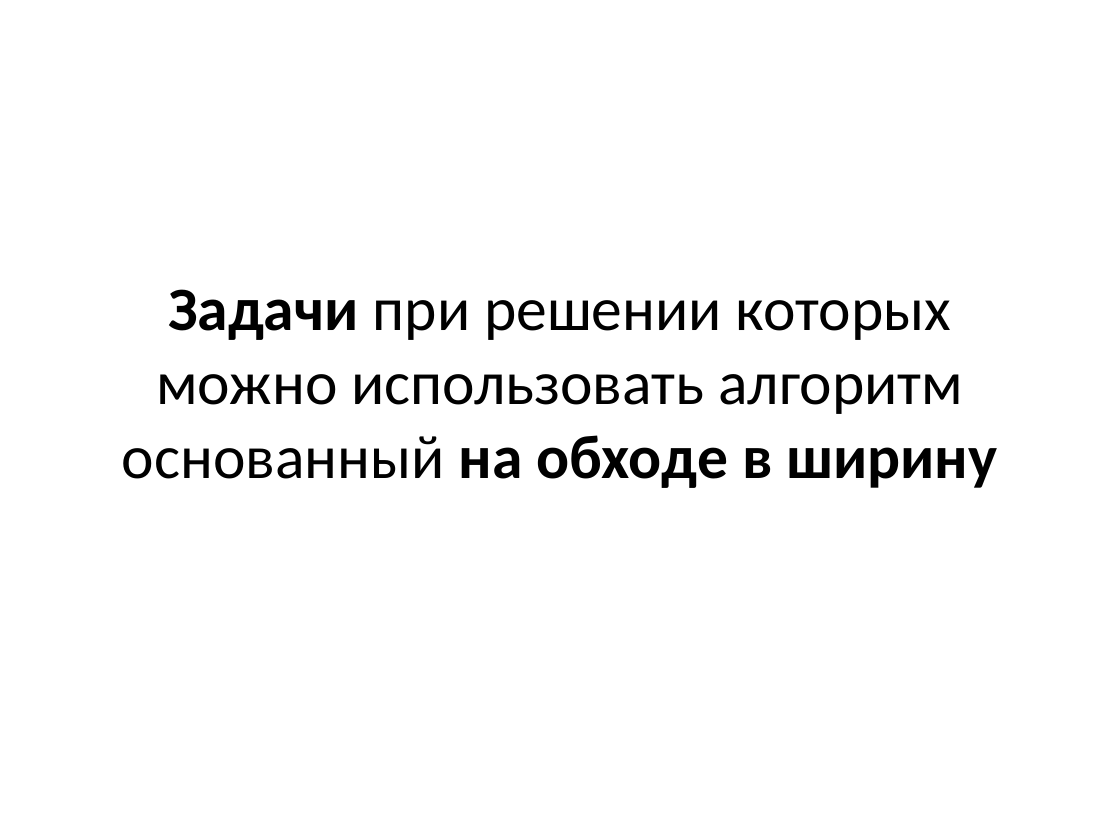
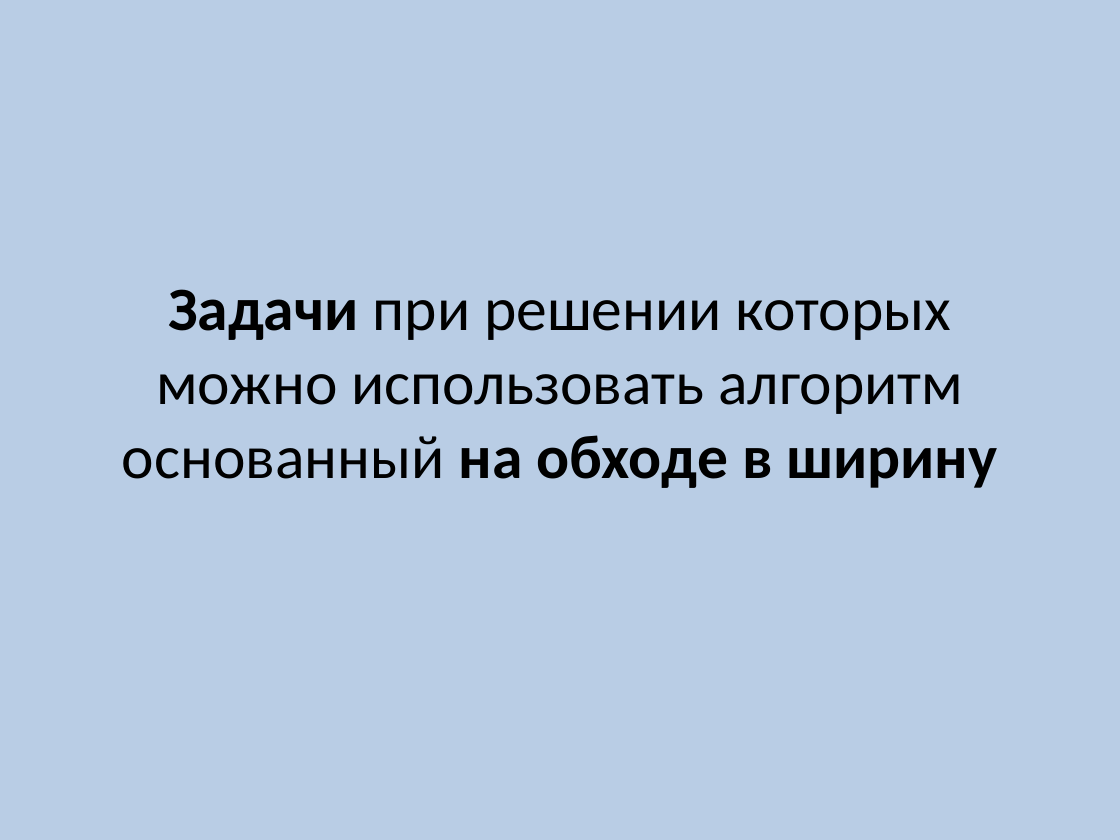
Before and after one commit to SteinbergOB/ANG, a slide deck: slide 13 of Презентации/Лекция 1.pptx. Drawn at 1120x840 pixels with LibreOffice and Linux fonts; fonts in the diff are those of the drawing. Boxes give left, top, right and bottom in pixels: in the first picture for what was removed or moved away, otherwise in the second. Text is boxed around its words. In the diff, an @@ line names an element or a change of style, - is before the commit and + after.

```diff
--- a/Презентации/Лекция 1.pptx
+++ b/Презентации/Лекция 1.pptx
@@ background #FFFFFF to #B9CDE5 @@
```
Also in this commit, not shown: 3 other slides changed, 2 other files.
